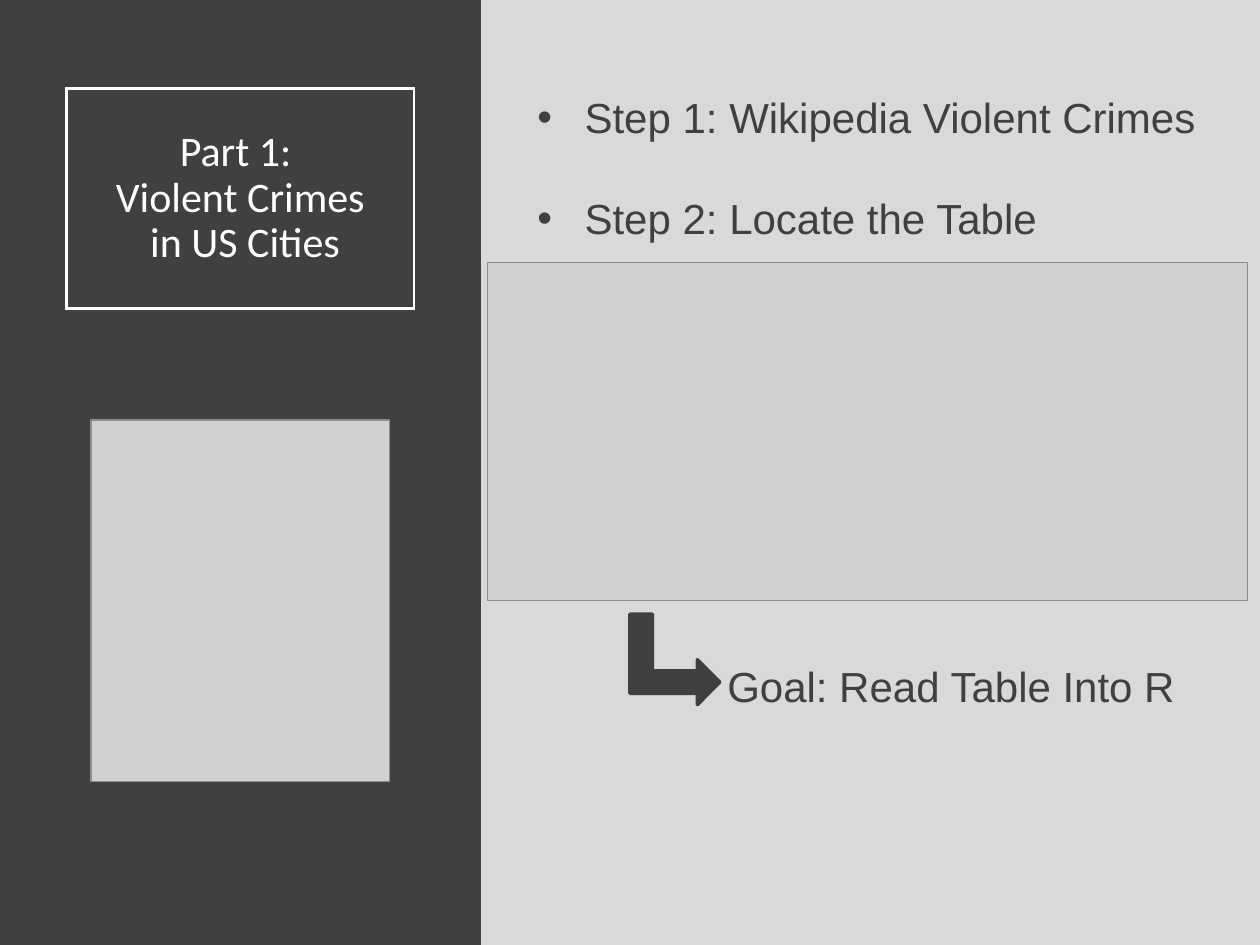
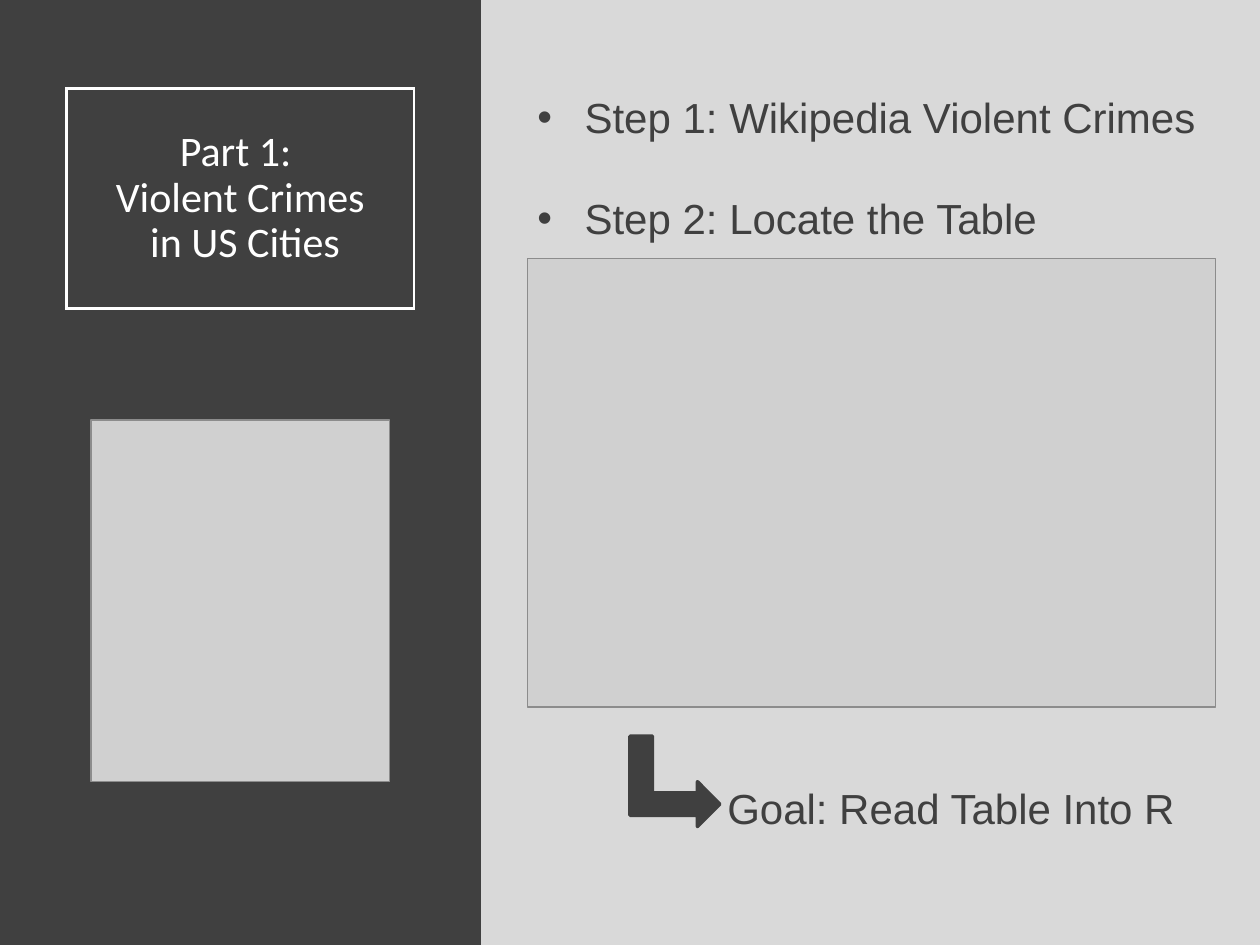
Before and after one commit to SuperMarioGiacomazzo/STOR320_WEBSITE, a slide deck: slide 9 of Lecture/Web Scraping 1/Web_Scraping_1_Lecture.pptx. Drawn at 1260x945 pixels with LibreOffice and Linux fonts; fonts in the diff are those of the drawing; grey boxes stand for pictures. Boxes give left, top, right and bottom in pixels: in the first picture for what was removed or moved away, otherwise in the second. Text is boxed around its words. In the diff, an @@ line names an element or a change of style, - is before the commit and + after.

```diff
--- a/Lecture/Web Scraping 1/Web_Scraping_1_Lecture.pptx
+++ b/Lecture/Web Scraping 1/Web_Scraping_1_Lecture.pptx
@@ picture: place and size @@
-picture at bbox=[488, 262, 1247, 600]
+picture at bbox=[528, 258, 1216, 707]
@@ bent up arrow: place and size @@
-bent up arrow at bbox=[631, 614, 720, 705]
+bent up arrow at bbox=[631, 736, 720, 827]
@@ text "Goal: Read Table Into R": place and size @@
-text "Goal: Read Table Into R" at bbox=[727, 671, 1174, 703]
+text "Goal: Read Table Into R" at bbox=[727, 793, 1174, 825]
```
Also in this commit, not shown: 4 other slides changed, 28 other files.
